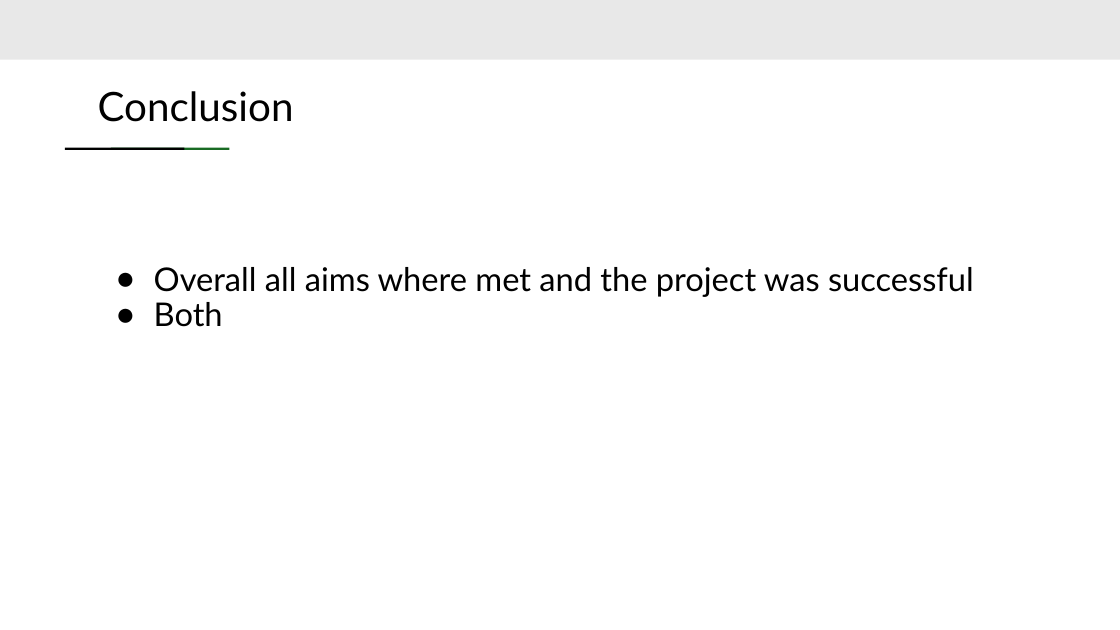
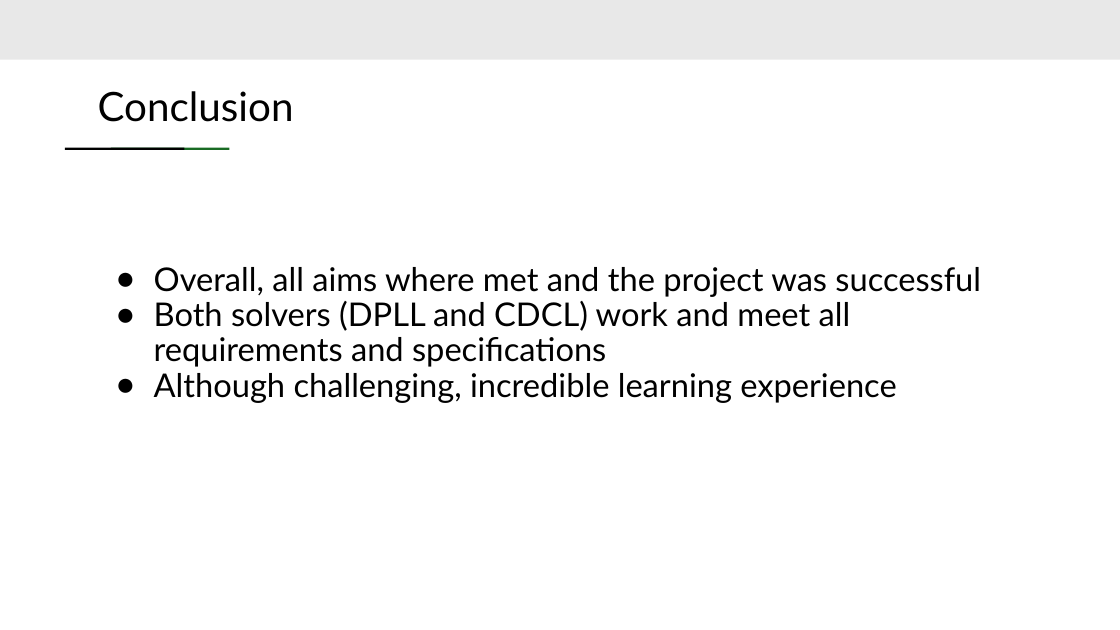
Before and after one commit to Lkaasan/SAT_Solver, a slide deck: slide 8 of Final Presentation.pptx. Drawn at 1120x630 pixels with LibreOffice and Linux fonts; fonts in the diff are those of the drawing. Boxes give left, top, right and bottom in pixels: in the first picture for what was removed or moved away, otherwise in the second. Text is boxed around its words. In the diff, an @@ line names an element or a change of style, - is before the commit and + after.

Commit message:
updated presentation

```diff
--- a/Final Presentation.pptx
+++ b/Final Presentation.pptx
@@ text at [154,267,981,403]: text changed @@
-● Overall all aims where met and the project was successful
-● Both
+● Overall, all aims where met and the project was successful
+● Both solvers (DPLL and CDCL) work and meet all requirements and specifications
+● Although challenging, incredible learning experience
```
Also in this commit, not shown: 3 other slides changed.
